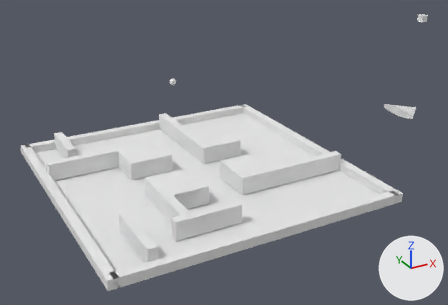
A saved change to the Blender file meshes/board.blend.
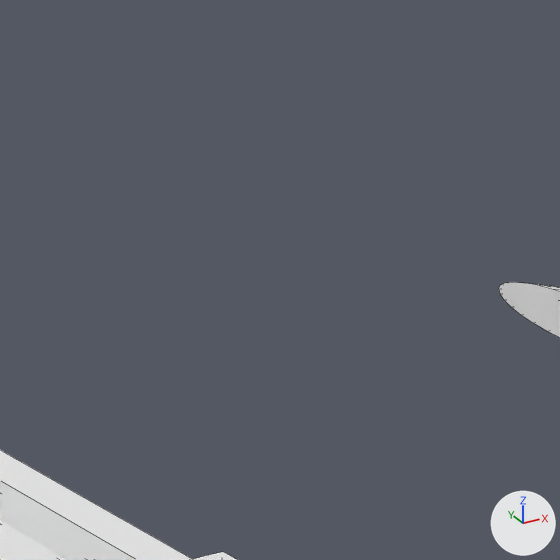
Each version is shown whole from a 50 mm camera at (-27.9, -57.4, 30.6) aimed at (3.0, -1.2, 2.5), then close up on the part from 66% to 88% of the width and 18% to 50% of the height. The axes (+X, +Y, +Z) are drawn at lower right. The lights are the same throughout. The close-ups show mesh edges as thin lines.

The first close-up shows 'Board', 'Cone'.
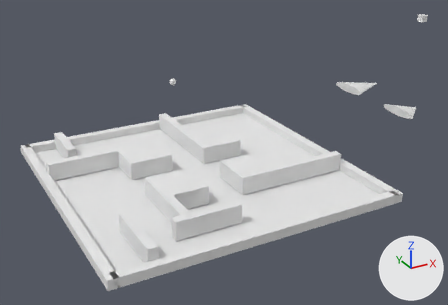
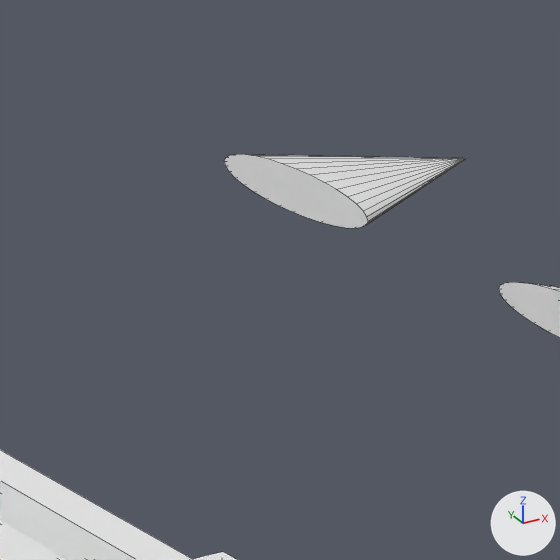
What differs and where, as boxes (x1, y1, x2, y2) in the close-ups (560 x 560 px):
```json
{"object": "CameraCone", "change": "added", "after": [224, 154, 466, 228]}
```

The change, as JSON lines over the scene's bpy script:
```json
{"op": "add", "block": "me_cone_001", "code": ["me_cone_001 = bpy.data.meshes.new('Cone.001')", "me_cone_001.from_pydata(...)  # 33 vertices, 33 faces; spans x -4.69..0.31, y -2.5..2.5, z -0.5..0.5"]}
{"op": "add", "block": "ob_cameracone", "code": ["ob_cameracone = bpy.data.objects.new('CameraCone', me_cone_001)", "ob_cameracone.location = (27.88, 2.32, 5.9)"]}
```
